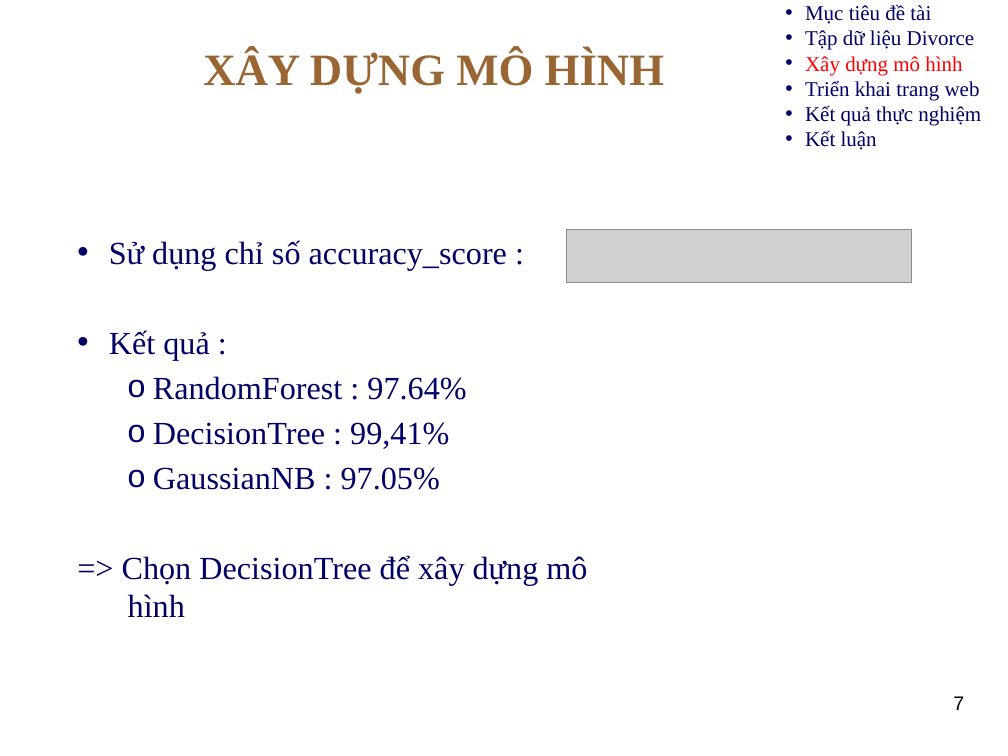
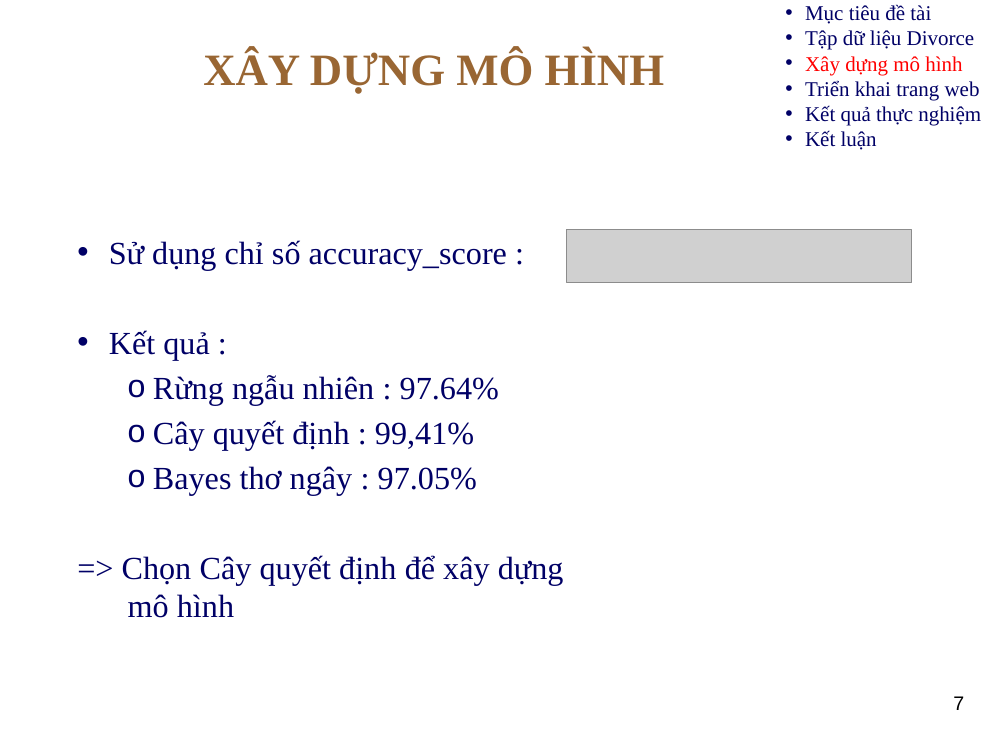
Before and after one commit to TranDat1811/DataMining, a slide deck: slide 7 of BaoCao.pptx. Drawn at 1008x756 pixels with LibreOffice and Linux fonts; fonts in the diff are those of the drawing; grey boxes stand for pictures; background and template pictures are left out. Boxes give left, top, right and bottom in pixels: in the first picture for what was removed or moved away, otherwise in the second. Text is boxed around its words. In the diff, an @@ line names an element or a change of style, - is before the commit and + after.

```diff
--- a/BaoCao.pptx
+++ b/BaoCao.pptx
@@ text at (x1=122, y1=375, x2=564, y2=618): text changed @@
-    o RandomForest : 97.64%
-    o DecisionTree : 99,41%
-    o GaussianNB : 97.05%
-    => Chọn DecisionTree để xây dựng mô hình
+    o Rừng ngẫu nhiên : 97.64%
+    o Cây quyết định : 99,41%
+    o Bayes thơ ngây : 97.05%
+    => Chọn Cây quyết định để xây dựng mô hình
```
Also in this commit, not shown: 2 other slides changed, 3 other files.
